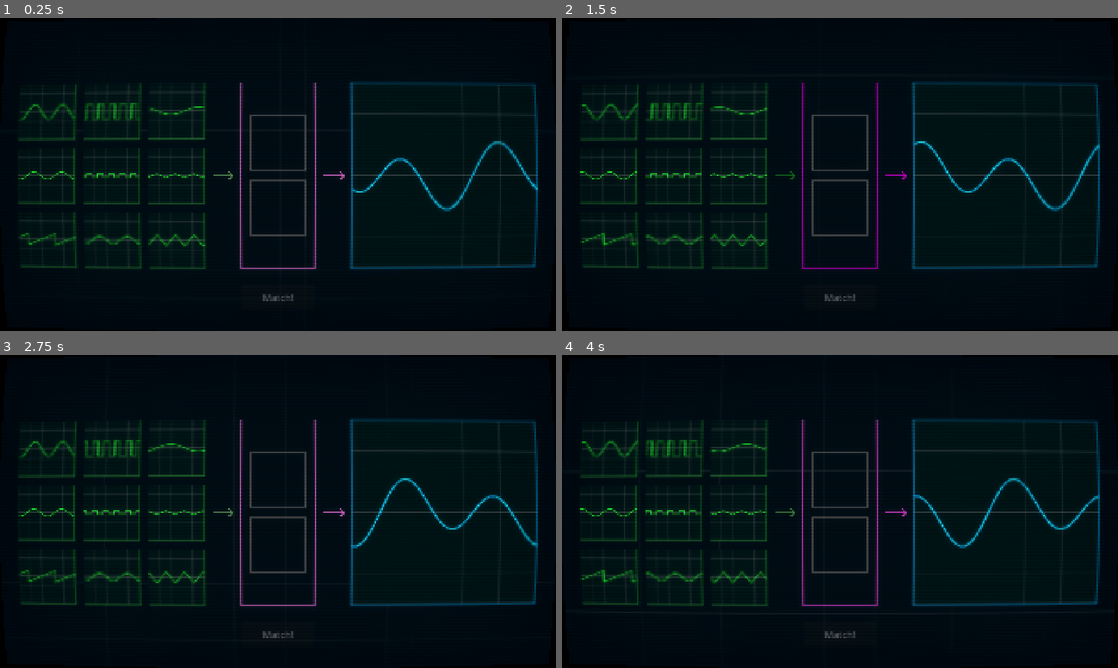
Above: before the commit, frames 1-4 (two rows, left to right).
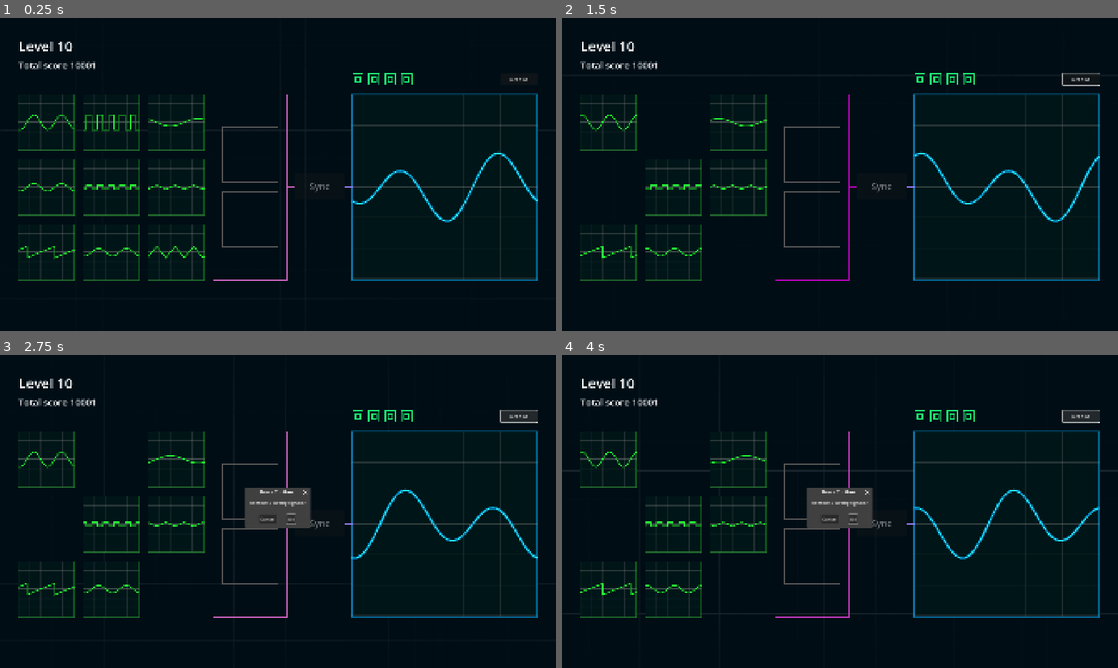
Above: after the commit, the same moments.

Repository: alexbljack/gameoff-2025
Game: Godot game, scene res://level.tscn
The game is run twice, just before and just after one commit, with the same random seed, the same clock (stepped at 60 frames per second) and the same inputs. The project has no main scene, so this scene is started directly.
Inputs (mouse positions are in pixels of both pictures, inside the frame that each line leads up to):
- Up to frame 1 (0.25 s): no input
- Up to frame 2 (1.5 s): click (1079, 80) at 0.5 s, where only the run after the commit has a clickable "Get hint"; click (851, 180) at 1.25 s, where only the run after the commit has a clickable "OK"
- Up to frame 3 (2.75 s): click (517, 417) at 2 s, where only the run after the commit has a clickable "Get hint"
- Up to frame 4 (4 s): click (851, 517) at 2.75 s, where only the run after the commit has a clickable "OK"; click (1079, 417) at 3.5 s, where only the run after the commit has a clickable "Get hint"

The runs differ from the first frame. In frame 1, 9.8% of the frame differs, in the area x 3-100%, y 7-91%; in frame 2, 9.3%; in frame 3, 11%, in the area x 0-100%, y 0-100%; in frame 4, 11%.
Error after the commit: Cannot call method 'queue_free' on a null value. (res://level.gd:127)

Commit message:
Basic elements layout

Diff:
--- a/level.gd
+++ b/level.gd
@@ -3,6 +3,10 @@
 const max_signals = 9
 
 @export var max_oscillators: int = 2
+@export var on_hint_removed: int = 3
+@export var starting_attempts := 4
+
+var attempts: int
 
 var free_slot: SignalSlot:
 	get:
@@ -17,15 +21,16 @@
 		return slots.get_children().map(func(s): return s.source_signal)
 
 var result_osc: Array[Oscillator]
+var osc_positions: Dictionary
 
 @onready var result_signal: Control = $CanvasLayer/ResultSignal
 @onready var source_signals: Control = $CanvasLayer/SourceSignals
 @onready var confirm_button: Button = $CanvasLayer/ConfirmButton
 @onready var slots: VBoxContainer = $CanvasLayer/Convertor/Slots
-
+@onready var confirm_hint_dialog: ConfirmationDialog = $CanvasLayer/ConfirmHintDialog
 
 func _ready() -> void:
-	var osc_positions := {}
+	attempts = starting_attempts
 
 	for i in range(max_oscillators):
 		var osc = _create_random_osc()
@@ -43,12 +48,14 @@
 
 	for j in range(9):
 		# ensure all random graphs
-		var plot = source_signals.get_child(j)
+		var plot: SourceSignal = source_signals.get_child(j)
 		if j in osc_positions.keys():
 			plot.graph.oscillators.append(osc_positions[j])
 		else:
 			plot.graph.oscillators.append(_create_random_osc())
 		plot.clicked.connect(_on_plot_clicked)
+		plot.hovered.connect(_on_source_hovered)
+		plot.left.connect(_on_source_left)
 
 
 
@@ -93,3 +100,28 @@
 
 func _update_match_button():
 	confirm_button.disabled = free_slot != null
+
+
+func _on_source_hovered(source: SourceSignal):
+	result_signal.graph.second_plot.append(source.graph.oscillators[0])
+
+
+func _on_source_left(_source: SourceSignal):
+	result_signal.graph.second_plot.clear()
+
+
+func _on_hint_button_button_down() -> void:
+	confirm_hint_dialog.popup_centered()
+
+
+func _on_confirm_hint_dialog_confirmed() -> void:
+	var ids = []
+	for i in range(9):
+		if i in osc_positions.keys():
+			continue
+		ids.append(i)
+	print(osc_positions)
+	print(ids)
+	ids.shuffle()
+	for to_remove_id in ids.slice(0, on_hint_removed):
+		source_signals.get_child(to_remove_id).queue_free()
--- a/level.tscn
+++ b/level.tscn
@@ -8,6 +8,7 @@
 [ext_resource type="Shader" uid="uid://cfqrs2kqj2w0l" path="res://pulse_color.gdshader" id="5_km5ld"]
 [ext_resource type="PackedScene" uid="uid://h7emc2k5ok36" path="res://slot.tscn" id="6_n6hdu"]
 [ext_resource type="Shader" uid="uid://joo5b1a1u8g1" path="res://crt.gdshader" id="7_n6hdu"]
+[ext_resource type="Texture2D" uid="uid://d20tmb8a15767" path="res://hp.png" id="8_i2t4f"]
 
 [sub_resource type="ShaderMaterial" id="ShaderMaterial_i2t4f"]
 shader = ExtResource("5_km5ld")
@@ -25,12 +26,6 @@
 [sub_resource type="GradientTexture1D" id="GradientTexture1D_i2t4f"]
 gradient = SubResource("Gradient_km5ld")
 
-[sub_resource type="Gradient" id="Gradient_i2t4f"]
-colors = PackedColorArray(0.09019608, 0.5529412, 0.11764706, 0.68235296, 1, 1, 1, 1)
-
-[sub_resource type="GradientTexture1D" id="GradientTexture1D_8cye3"]
-gradient = SubResource("Gradient_i2t4f")
-
 [sub_resource type="ShaderMaterial" id="ShaderMaterial_km5ld"]
 shader = ExtResource("7_n6hdu")
 shader_parameter/curvature = 6.0
@@ -56,7 +51,7 @@
 metadata/_edit_lock_ = true
 
 [node name="Grid" type="TextureRect" parent="CanvasLayer"]
-modulate = Color(1, 1, 1, 0.13333334)
+modulate = Color(1, 1, 1, 0.13725491)
 anchors_preset = 15
 anchor_right = 1.0
 anchor_bottom = 1.0
@@ -66,12 +61,14 @@
 texture = ExtResource("2_f2txt")
 stretch_mode = 1
 script = ExtResource("3_1ainy")
+metadata/_edit_lock_ = true
 
 [node name="Convertor" type="ColorRect" parent="CanvasLayer"]
-offset_left = 832.0
-offset_top = 224.0
-offset_right = 1088.0
-offset_bottom = 864.0
+z_index = 1
+offset_left = 736.0
+offset_top = 264.0
+offset_right = 992.0
+offset_bottom = 904.0
 color = Color(1, 1, 1, 0)
 
 [node name="Slots" type="VBoxContainer" parent="CanvasLayer/Convertor"]
@@ -100,24 +97,19 @@
 
 [node name="Line2D2" type="Line2D" parent="CanvasLayer/Convertor"]
 material = SubResource("ShaderMaterial_i2t4f")
-position = Vector2(48, -8)
-points = PackedVector2Array(240, 328, 308, 328, 296, 316, 308, 328, 296, 340)
-width = 6.0
+position = Vector2(71.55, -8)
+points = PackedVector2Array(184.45001, 328, 208.45001, 328)
+width = 8.0
 texture = SubResource("GradientTexture1D_i2t4f")
 joint_mode = 2
-begin_cap_mode = 2
-end_cap_mode = 2
 antialiased = true
 
 [node name="Line2D3" type="Line2D" parent="CanvasLayer/Convertor"]
-material = SubResource("ShaderMaterial_i2t4f")
-position = Vector2(-336, -8)
-points = PackedVector2Array(240, 328, 308, 328, 296, 316, 308, 328, 296, 340)
-width = 6.0
-texture = SubResource("GradientTexture1D_8cye3")
+position = Vector2(71.55, -8)
+points = PackedVector2Array(384.45, 328, 408.45, 328)
+width = 8.0
+default_color = Color(0.57860595, 0.50394523, 0.9999935, 1)
 joint_mode = 2
-begin_cap_mode = 2
-end_cap_mode = 2
 antialiased = true
 
 [node name="SourceSignals" type="Control" parent="CanvasLayer"]
@@ -125,9 +117,9 @@
 anchor_right = 0.558
 anchor_bottom = 0.86700004
 offset_left = 64.0
-offset_top = 224.0
+offset_top = 264.0
 offset_right = -367.3601
-offset_bottom = -72.36005
+offset_bottom = -32.360046
 grow_horizontal = 2
 grow_vertical = 2
 size_flags_horizontal = 3
@@ -185,26 +177,91 @@
 offset_bottom = 640.0
 
 [node name="ConfirmButton" type="Button" parent="CanvasLayer"]
-offset_left = 832.0
-offset_top = 920.0
-offset_right = 1088.0
-offset_bottom = 1008.0
+offset_left = 1016.0
+offset_top = 536.0
+offset_right = 1192.0
+offset_bottom = 624.0
 theme_override_font_sizes/font_size = 32
 disabled = true
-text = "Match!"
+text = "Sync"
 
 [node name="ResultSignal" parent="CanvasLayer" instance=ExtResource("3_0b4ue")]
 offset_left = 1216.0
-offset_top = 224.0
+offset_top = 264.0
 offset_right = 1216.0
-offset_bottom = 224.0
+offset_bottom = 264.0
+
+[node name="HintButton" type="Button" parent="CanvasLayer"]
+offset_left = 1728.0
+offset_top = 192.0
+offset_right = 1856.0
+offset_bottom = 232.0
+text = "Get hint"
+
+[node name="ConfirmHintDialog" type="ConfirmationDialog" parent="CanvasLayer"]
+oversampling_override = 1.0
+dialog_text = "Remove 3 wrong signals?"
+
+[node name="HBoxContainer" type="HBoxContainer" parent="CanvasLayer"]
+anchors_preset = 6
+anchor_left = 1.0
+anchor_top = 0.5
+anchor_right = 1.0
+anchor_bottom = 0.5
+offset_left = -704.0
+offset_top = -348.0
+offset_right = -440.0
+offset_bottom = -308.0
+grow_horizontal = 0
+grow_vertical = 2
+theme_override_constants/separation = 16
+
+[node name="TextureRect" type="TextureRect" parent="CanvasLayer/HBoxContainer"]
+layout_mode = 2
+texture = ExtResource("8_i2t4f")
+expand_mode = 2
+
+[node name="TextureRect2" type="TextureRect" parent="CanvasLayer/HBoxContainer"]
+layout_mode = 2
+texture = ExtResource("8_i2t4f")
+expand_mode = 2
+
+[node name="TextureRect3" type="TextureRect" parent="CanvasLayer/HBoxContainer"]
+layout_mode = 2
+texture = ExtResource("8_i2t4f")
+expand_mode = 2
+
+[node name="TextureRect4" type="TextureRect" parent="CanvasLayer/HBoxContainer"]
+layout_mode = 2
+texture = ExtResource("8_i2t4f")
+expand_mode = 2
+
+[node name="Label" type="Label" parent="CanvasLayer"]
+offset_left = 64.0
+offset_top = 64.0
+offset_right = 259.0
+offset_bottom = 131.0
+theme_override_font_sizes/font_size = 48
+text = "Level 10"
+
+[node name="Label2" type="Label" parent="CanvasLayer"]
+offset_left = 64.0
+offset_top = 140.0
+offset_right = 342.0
+offset_bottom = 207.0
+theme_override_font_sizes/font_size = 32
+text = "Total score 10001"
 
 [node name="CanvasLayer2" type="CanvasLayer" parent="."]
+visible = false
 
 [node name="MeshInstance2D" type="MeshInstance2D" parent="CanvasLayer2"]
 material = SubResource("ShaderMaterial_km5ld")
-position = Vector2(959.75, 539.75)
+position = Vector2(-488, 528)
 scale = Vector2(1920.5, 1080.5)
 mesh = SubResource("QuadMesh_i2t4f")
+metadata/_edit_lock_ = true
 
 [connection signal="pressed" from="CanvasLayer/ConfirmButton" to="." method="_on_confirm_button_pressed"]
+[connection signal="button_down" from="CanvasLayer/HintButton" to="." method="_on_hint_button_button_down"]
+[connection signal="confirmed" from="CanvasLayer/ConfirmHintDialog" to="." method="_on_confirm_hint_dialog_confirmed"]
--- a/result_signal.tscn
+++ b/result_signal.tscn
@@ -16,6 +16,7 @@
 points_number = 1000
 line_color = Color(0.14117648, 0.9411765, 1, 1)
 glow_color = Color(0, 0.63529414, 0.92156863, 0.6745098)
+secondary_color = Color(0.14509805, 0.972549, 0.20784314, 1)
 line_width = 2.0
 border_width = 4.0
 border_color = Color(0, 0.68235296, 0.9882353, 0.54901963)
--- a/signal_graph.gd
+++ b/signal_graph.gd
@@ -1,6 +1,4 @@
 class_name SignalGraph extends ColorRect
-
-enum WaveType { SINE, SAW, SQUARE, TRIANGLE }
 
 @export var oscillators: Array[Oscillator]
 @export var second_plot: Array[Oscillator]
@@ -46,7 +44,7 @@
 	_draw_wave(oscillators, glow_color, line_width * 4)
 	_draw_wave(oscillators, line_color, line_width)
 	if second_plot:
-		_draw_wave(second_plot, secondary_color, line_width)
+		_draw_wave(second_plot, secondary_color, 6)
 
 
 func _draw_wave(_oscillators: Array, _color: Color, _width: float) -> void:
--- a/source_signal.gd
+++ b/source_signal.gd
@@ -1,6 +1,8 @@
 class_name SourceSignal extends Control
 
 signal clicked(source)
+signal hovered(source)
+signal left(source)
 
 @onready var graph: SignalGraph = $Graph
 @onready var shaker: Shaker = $Shaker
@@ -24,6 +26,7 @@
 
 
 func _on_mouse_entered() -> void:
+	hovered.emit(self)
 	alpha = graph.border_color.a
 	graph.border_color.a = 1
 	var tween = create_tween()
@@ -32,6 +35,7 @@
 
 
 func _on_mouse_exited() -> void:
+	left.emit(self)
 	graph.border_color.a = alpha
 	var tween = create_tween()
 	tween.tween_property(self, "scale", Vector2(1, 1), 0.2)
Binary file added: hp.png
Not shown, added: hp.png.import
Not shown: 1 places in level.tscn that only renumber resources
